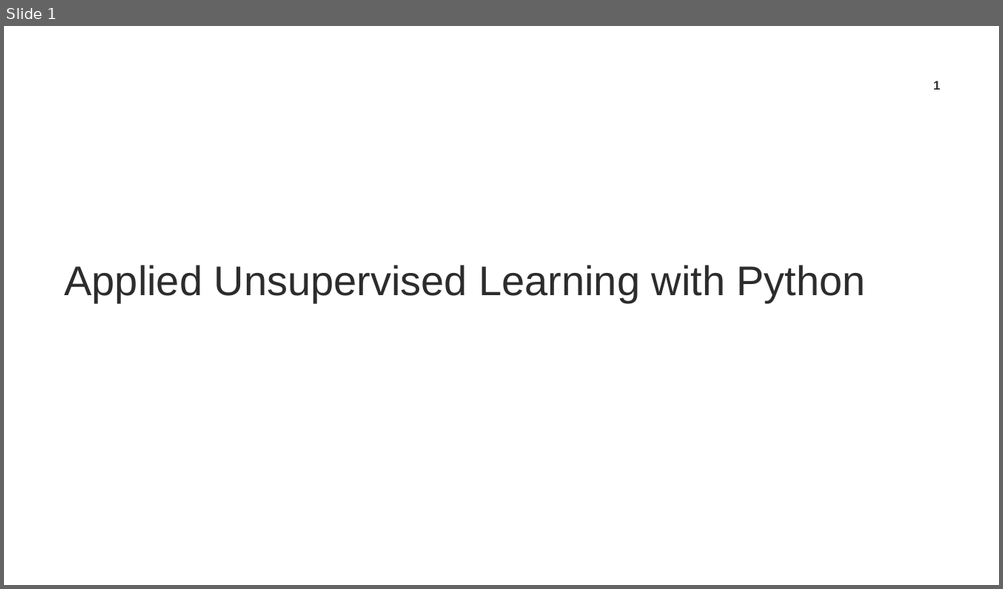
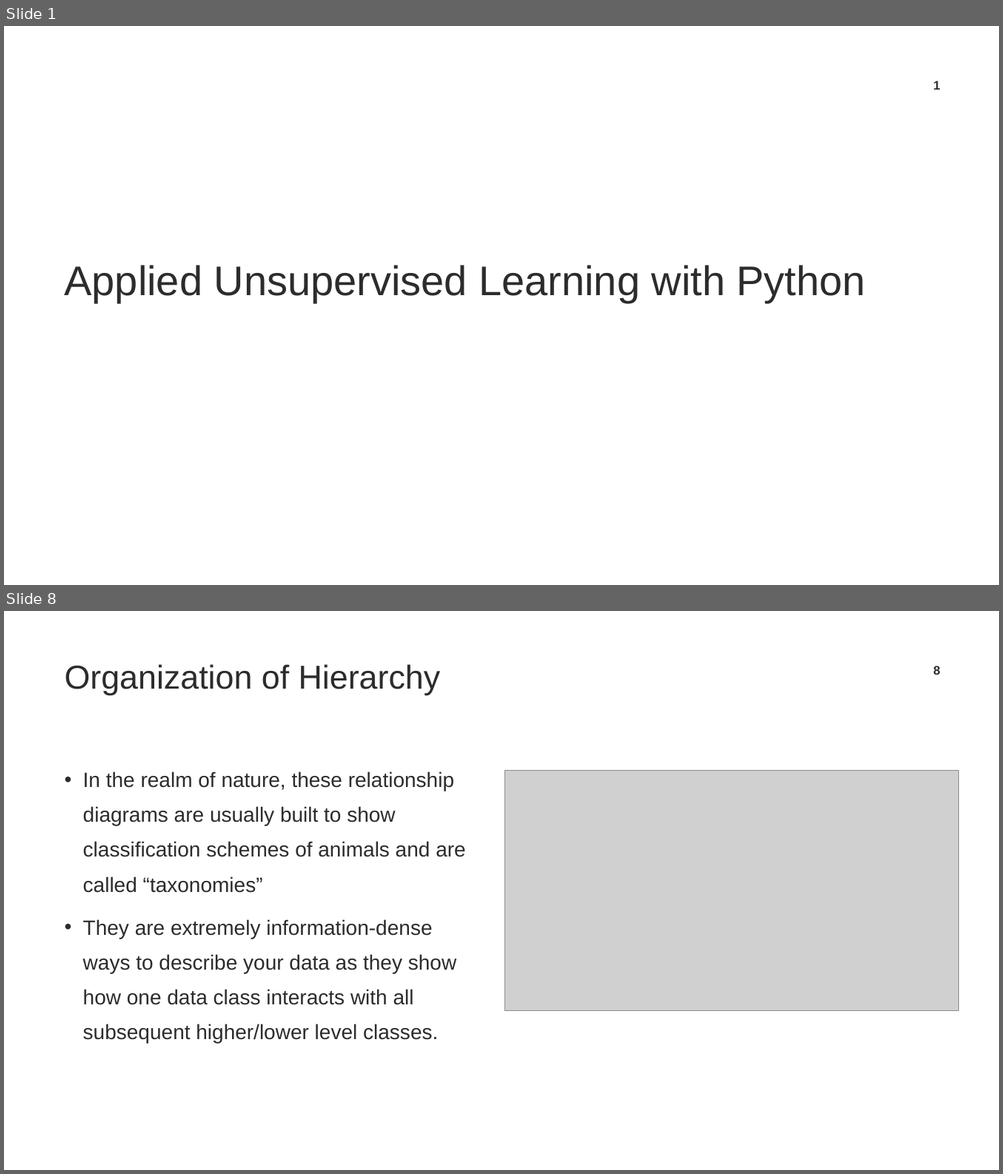
Before and after one commit to TrainingByPackt/Applied-Unsupervised-Learning-with-Python, a slide deck: CH2/Lesson02_FirstDraft.pptx. Shown one above the other, each under a label of ours: slide 1 before the commit, slides 1 and 8 after it; the slides between them are not shown. The pictures are 1003x589 and 1003x1174 pixels, drawn with LibreOffice and Linux fonts; fonts in the diff are those of the drawing; grey boxes stand for pictures; background and template pictures are left out. Boxes give left, top, right and bottom in pixels: in the first picture for what was removed or moved away, otherwise in the second. Text is boxed around its words. In the diff, an @@ line names an element or a change of style, - is before the commit and + after.

```diff
--- a/CH2/Lesson02_FirstDraft.pptx
+++ b/CH2/Lesson02_FirstDraft.pptx
@@ slide 8 added at [4,611,999,1170], background #FFFFFF @@
@@ title added at [65,664,441,695], 32 pt, text #2C2C2C @@
+Organization of Hierarchy
@@ page number added at [933,666,939,675], 12 pt, text #2C2C2C, bold @@
+8
@@ text added at [83,772,466,1043], 20 pt, text #2C2C2C @@
+• In the realm of nature, these relationship diagrams are usually built to show classification schemes of animals and are called “taxonomies”
+• They are extremely information-dense ways to describe your data as they show how one data class interacts with all subsequent higher/lower level classes.
@@ picture added at [505,771,959,1011] @@
```
Also in this commit, not shown: 12 slides changed, 20 other slides added, 19 slides removed, 3 other files.
